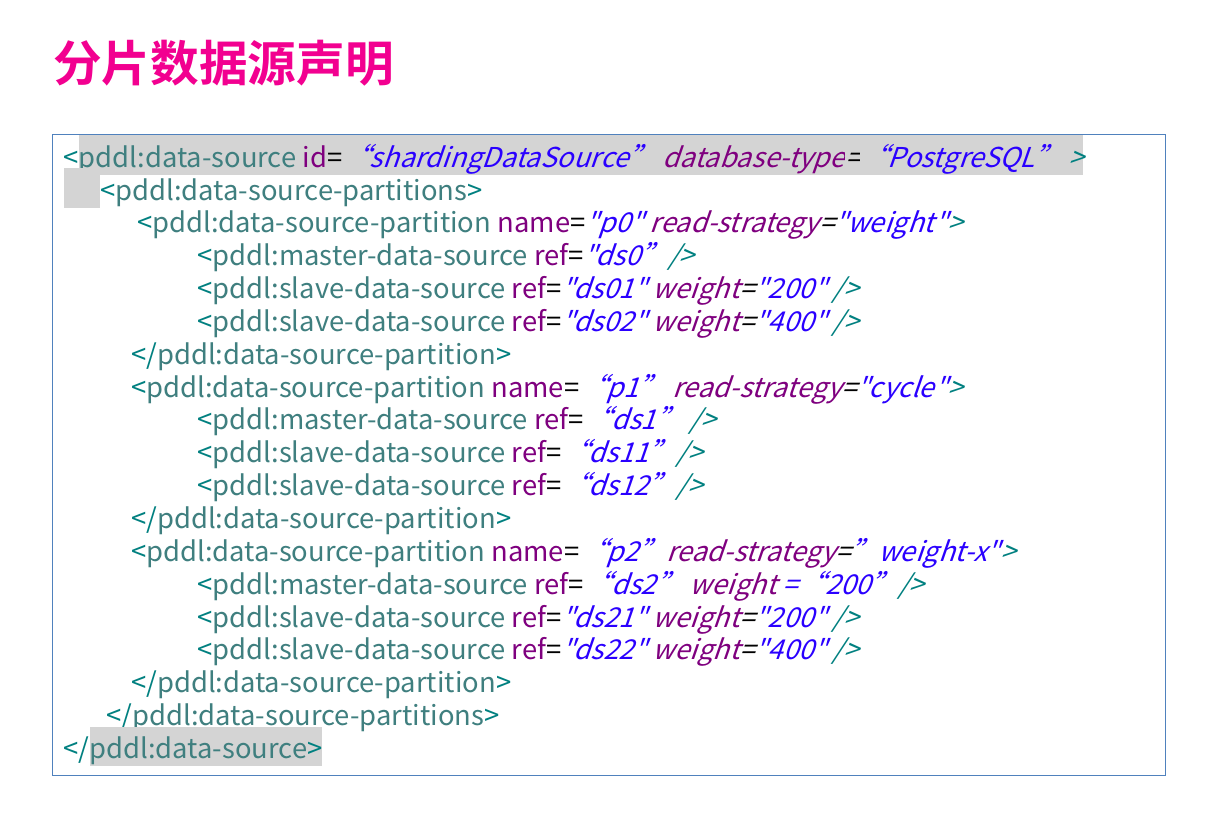
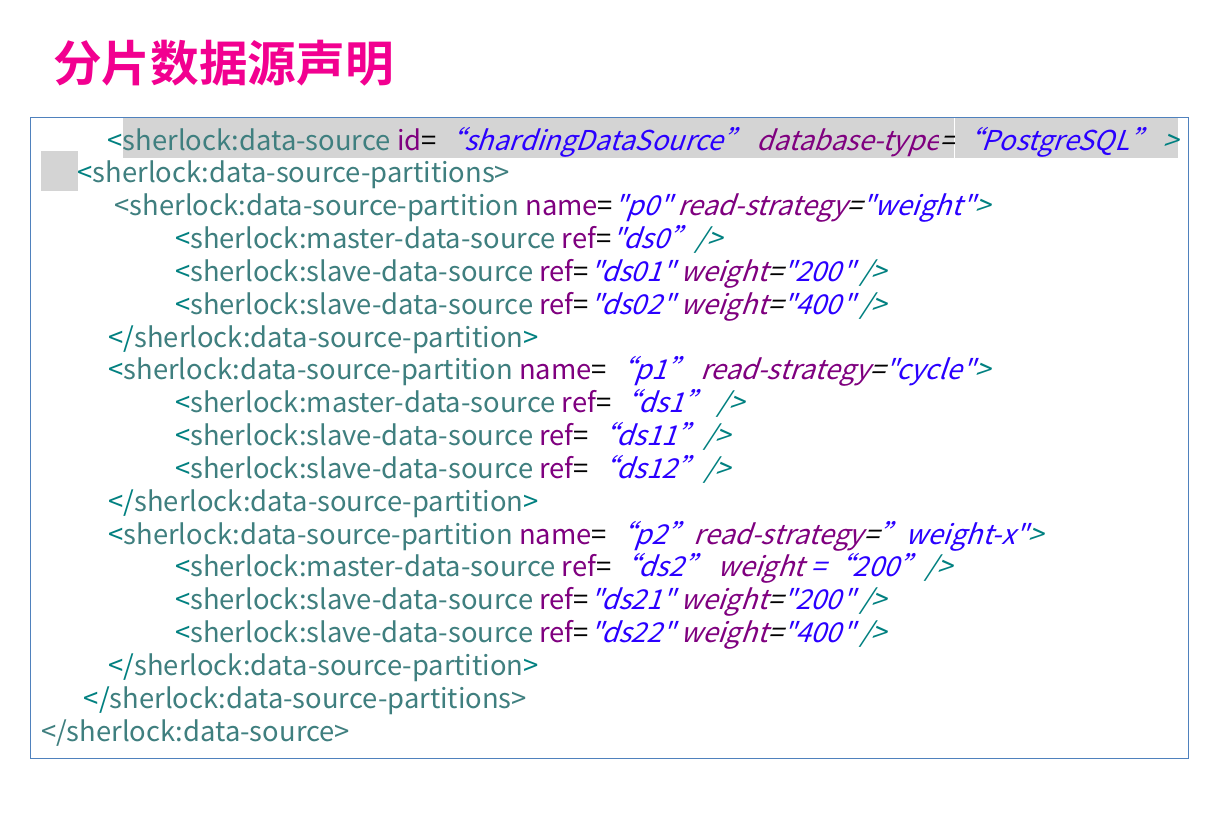
Before and after one commit to balancebeam/sherlock, a slide deck: slide 14 of sherlock-doc/数据路由介绍.pptx. Drawn at 1232x821 pixels with LibreOffice and Linux fonts; fonts in the diff are those of the drawing; background and template pictures are left out. Boxes give left, top, right and bottom in pixels: in the first picture for what was removed or moved away, otherwise in the second. Text is boxed around its words. In the diff, an @@ line names an element or a change of style, - is before the commit and + after.

```diff
--- a/sherlock-doc/数据路由介绍.pptx
+++ b/sherlock-doc/数据路由介绍.pptx
@@ rectangle "<sherlock:data-source id=“shardingDataSource” database-type= ..." resized from (x1=53, y1=135, x2=1165, y2=776) to (x1=31, y1=117, x2=1189, y2=759) @@
@@ text in rectangle at (x1=41, y1=120, x2=1157, y2=746): text changed @@
-<pddl:data-source id=“shardingDataSource” database-type=“PostgreSQL” >
-<pddl:data-source-partitions>
-<pddl:data-source-partition name="p0" read-strategy="weight">
-<pddl:master-data-source ref="ds0”/>
-<pddl:slave-data-source ref="ds01" weight="200" />
-<pddl:slave-data-source ref="ds02" weight="400" />
-</pddl:data-source-partition>
-<pddl:data-source-partition name=“p1” read-strategy="cycle">
-<pddl:master-data-source ref=“ds1” />
-<pddl:slave-data-source ref=“ds11”/>
-<pddl:slave-data-source ref=“ds12”/>
-</pddl:data-source-partition>
-<pddl:data-source-partition name=“p2”read-strategy=”weight-x">
-<pddl:master-data-source ref=“ds2” weight =“200”/>
-<pddl:slave-data-source ref="ds21" weight="200" />
-<pddl:slave-data-source ref="ds22" weight="400" />
-</pddl:data-source-partition>
-</pddl:data-source-partitions>
-</pddl:data-source>
+<sherlock:data-source id=“shardingDataSource” database-type=“PostgreSQL” >
+<sherlock:data-source-partitions>
+<sherlock:data-source-partition name="p0" read-strategy="weight">
+<sherlock:master-data-source ref="ds0”/>
+<sherlock:slave-data-source ref="ds01" weight="200" />
+<sherlock:slave-data-source ref="ds02" weight="400" />
+</sherlock:data-source-partition>
+<sherlock:data-source-partition name=“p1” read-strategy="cycle">
+<sherlock:master-data-source ref=“ds1” />
+<sherlock:slave-data-source ref=“ds11”/>
+<sherlock:slave-data-source ref=“ds12”/>
+</sherlock:data-source-partition>
+<sherlock:data-source-partition name=“p2”read-strategy=”weight-x">
+<sherlock:master-data-source ref=“ds2” weight =“200”/>
+<sherlock:slave-data-source ref="ds21" weight="200" />
+<sherlock:slave-data-source ref="ds22" weight="400" />
+</sherlock:data-source-partition>
+</sherlock:data-source-partitions>
+</sherlock:data-source>
```
Also in this commit, not shown: 9 other slides changed, 1 other file.
